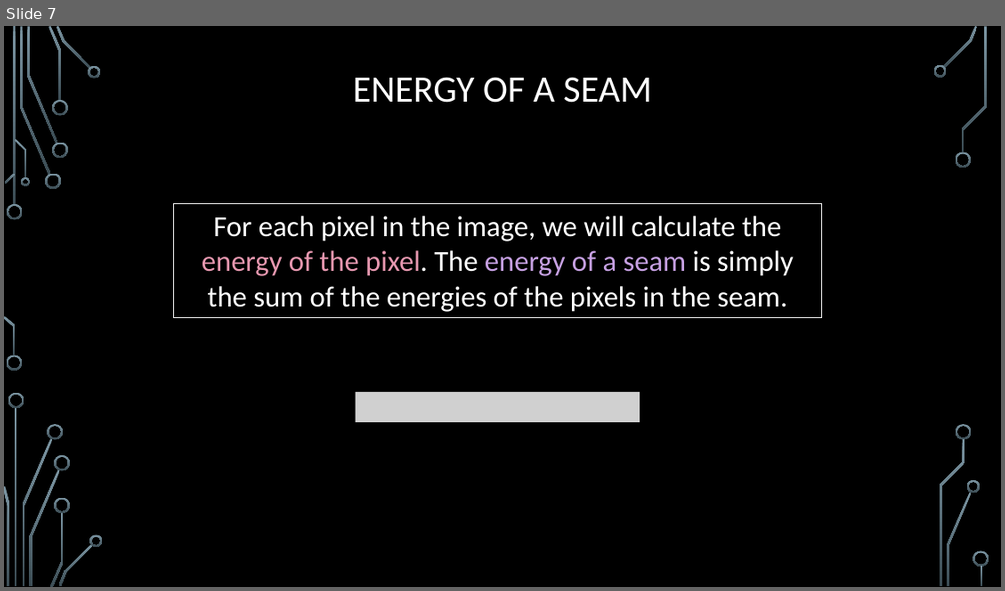
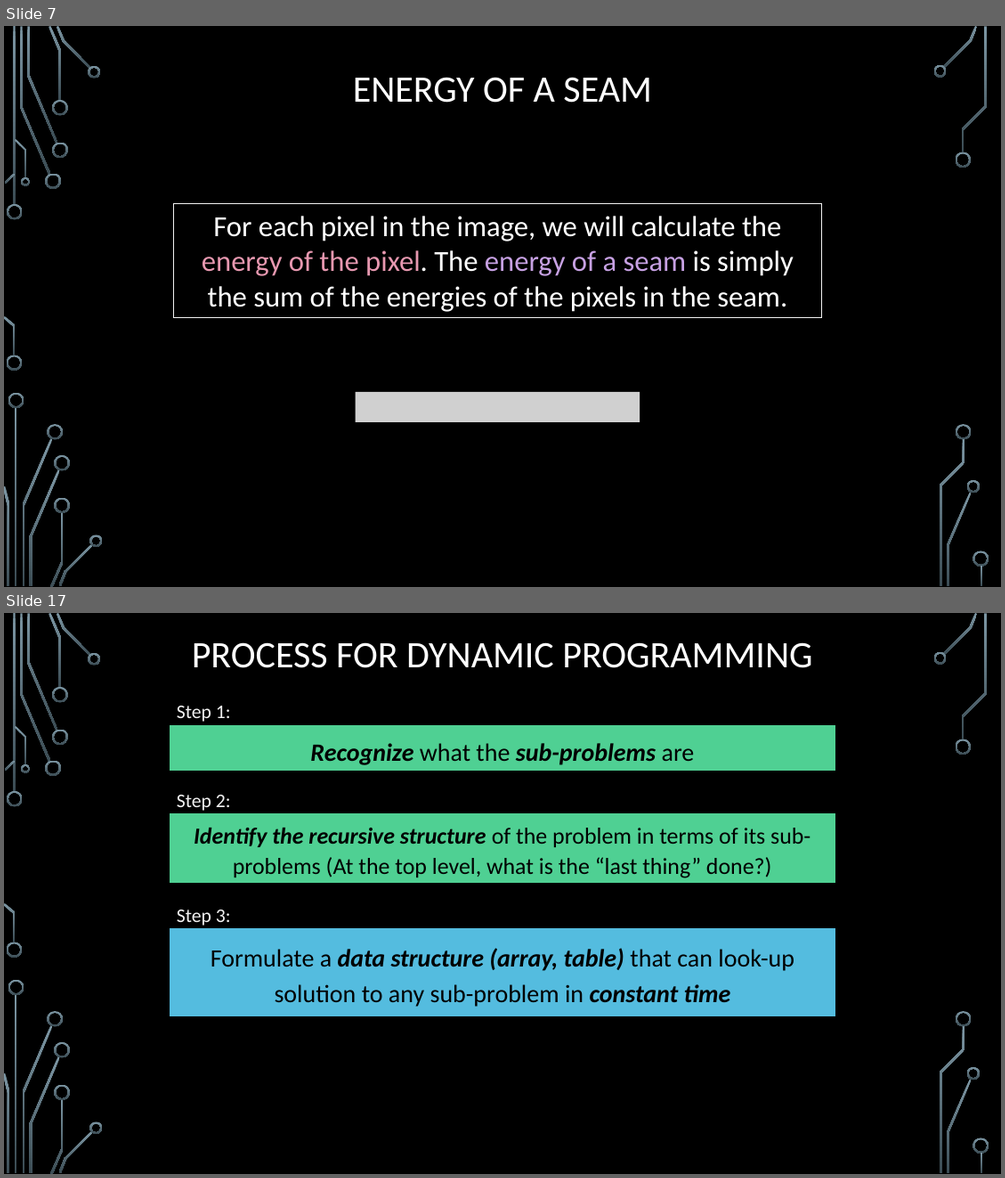
Before and after one commit to markfloryan/dsa2, a slide deck: slides/05-6-SeamCarving.pptx. Shown one above the other, each under a label of ours: slide 7 before the commit, slides 7 and 17 after it; the slides between them are not shown. The pictures are 1005x591 and 1005x1178 pixels, drawn with LibreOffice and Linux fonts; fonts in the diff are those of the drawing; grey boxes stand for pictures; background and template pictures are left out. Boxes give left, top, right and bottom in pixels: in the first picture for what was removed or moved away, otherwise in the second. Text is boxed around its words. In the diff, an @@ line names an element or a change of style, - is before the commit and + after.

```diff
--- a/slides/05-6-SeamCarving.pptx
+++ b/slides/05-6-SeamCarving.pptx
@@ slide 17 added at (4, 613, 1001, 1174), background picture (left out); not listed: 36 template elements that a slide beside it also shows @@
@@ title added at (192, 642, 812, 668), 36 pt, text #FFFFFF @@
+PROCESS FOR DYNAMIC PROGRAMMING
@@ text added at (177, 706, 231, 722), 18.6 pt, text #F2F2F2 @@
+Step 1:
@@ rectangle added at (170, 725, 836, 771), fill #4FD093, outline #000000 0.75 pt, 24 pt, text #000000, bold, italic @@
+Recognize what the sub-problems are
@@ text added at (177, 795, 231, 811), 18.6 pt, text #F2F2F2 @@
+Step 2:
@@ rectangle added at (170, 813, 836, 884), fill #4FD093, outline #000000 0.75 pt, 22.2 pt, text #000000 @@
+Identify the recursive structure of the problem in terms of its sub-problems (At the top level, what is the “last thing” done?)
@@ rectangle added at (170, 928, 836, 1017), fill #54BCDF, outline #000000 0.75 pt, 24 pt, text #000000 @@
+Formulate a data structure (array, table) that can look-up solution to any sub-problem in constant time
@@ text added at (177, 909, 231, 925), 18.6 pt, text #F2F2F2 @@
+Step 3:
```
Also in this commit, not shown: 1 slide changed, 16 other slides added, 8 other files.
